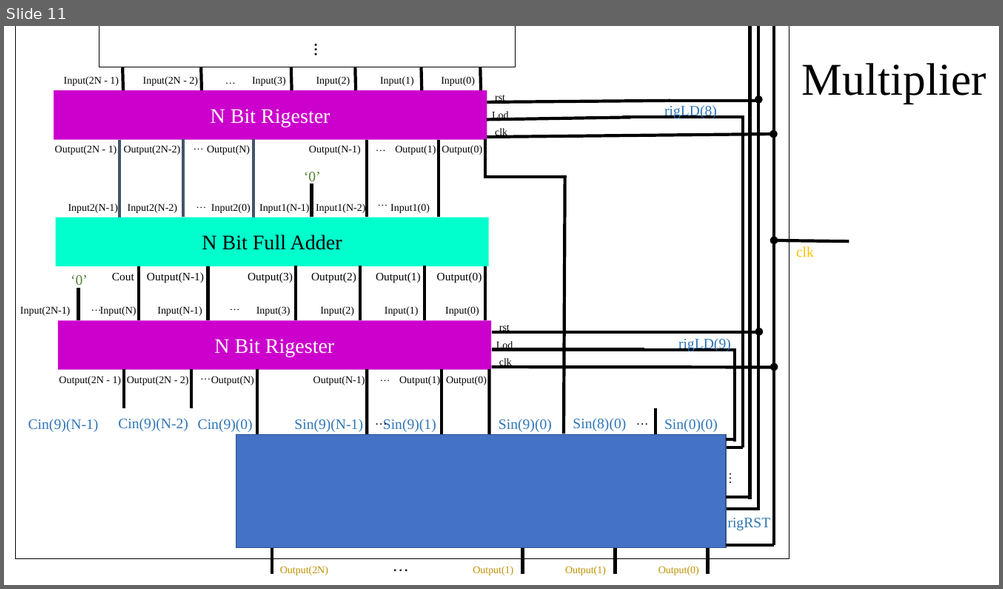
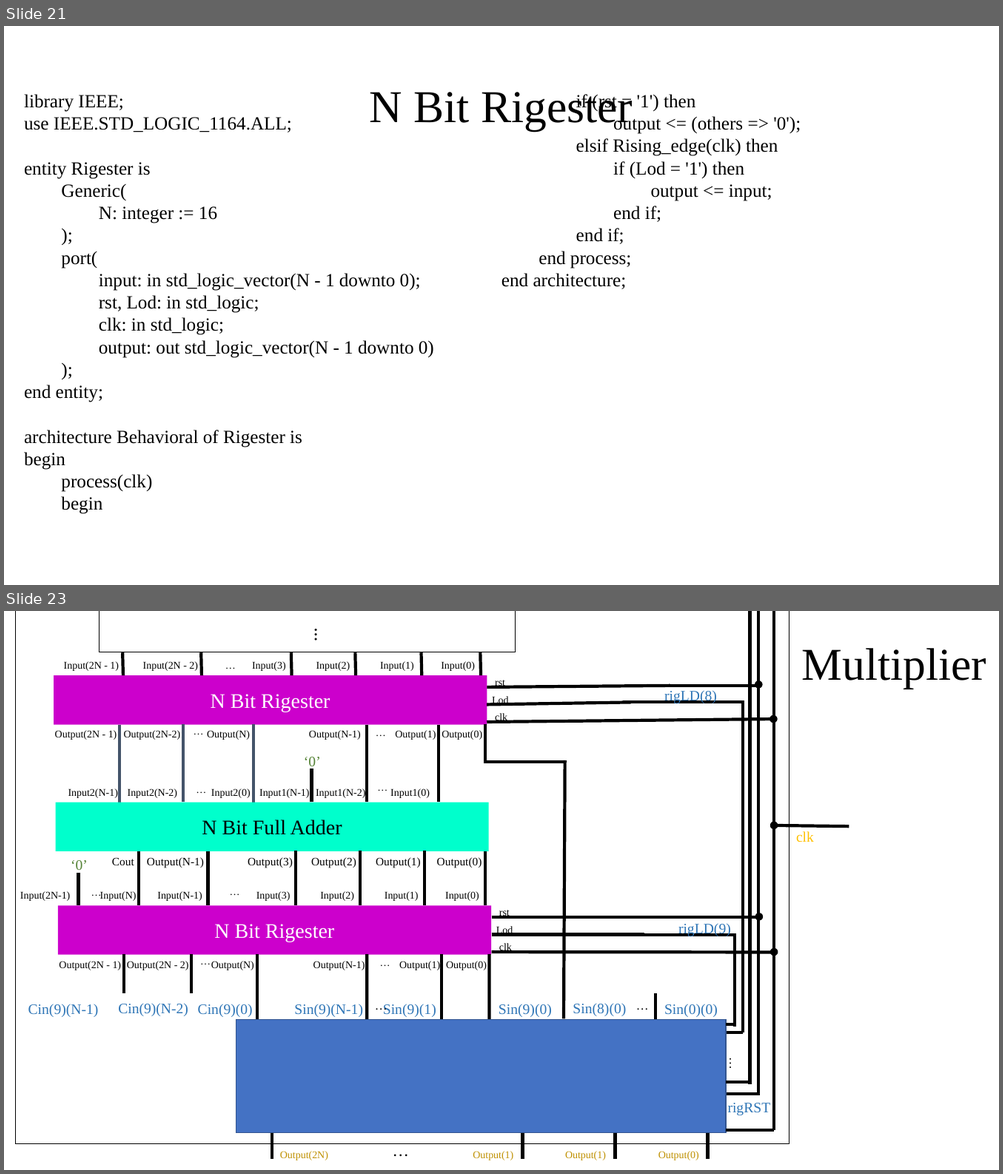
Before and after one commit to RAAvenger/N-Bit-Multiplier, a slide deck: Presentation.pptx. Shown one above the other, each under a label of ours: slide 11 before the commit, slides 21 and 23 after it; the slides between them are not shown. The pictures are 1003x589 and 1003x1174 pixels, drawn with LibreOffice and Linux fonts; fonts in the diff are those of the drawing. Boxes give left, top, right and bottom in pixels: in the first picture for what was removed or moved away, otherwise in the second. Text is boxed around its words. In the diff, an @@ line names an element or a change of style, - is before the commit and + after.

```diff
--- a/Presentation.pptx
+++ b/Presentation.pptx
@@ slide 21 added at (x1=4, y1=26, x2=999, y2=585), background #FFFFFF @@
@@ title added at (x1=370, y1=92, x2=632, y2=131), 44 pt, text #000000 @@
+N Bit Rigester
@@ text added at (x1=24, y1=94, x2=800, y2=514), 18 pt, text #000000 @@
+library IEEE;
+use IEEE.STD_LOGIC_1164.ALL;
+entity Rigester is
+Generic(
+N: integer := 16
+);
+port(
+input: in std_logic_vector(N - 1 downto 0);
+rst, Lod: in std_logic;
+clk: in std_logic;
+output: out std_logic_vector(N - 1 downto 0)
+);
+end entity;
+architecture Behavioral of Rigester is
+begin
+process(clk)
+begin
+if (rst = '1') then
+output <= (others => '0');
+elsif Rising_edge(clk) then
+if (Lod = '1') then
+output <= input;
+end if;
+end if;
+end process;
+end architecture;
@@ what was slide 11 is now slide 23 @@
```
Also in this commit, not shown: 2 slides changed, 17 other slides added, 5 other files.
